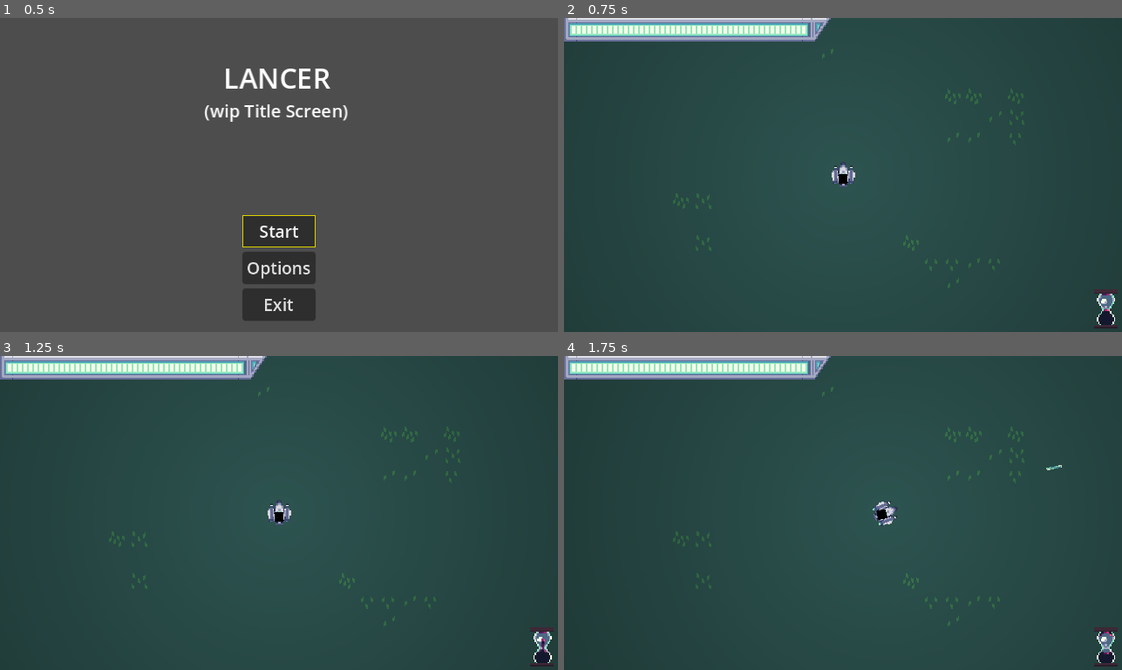
Above: before the commit, frames 1-4 (two rows, left to right).
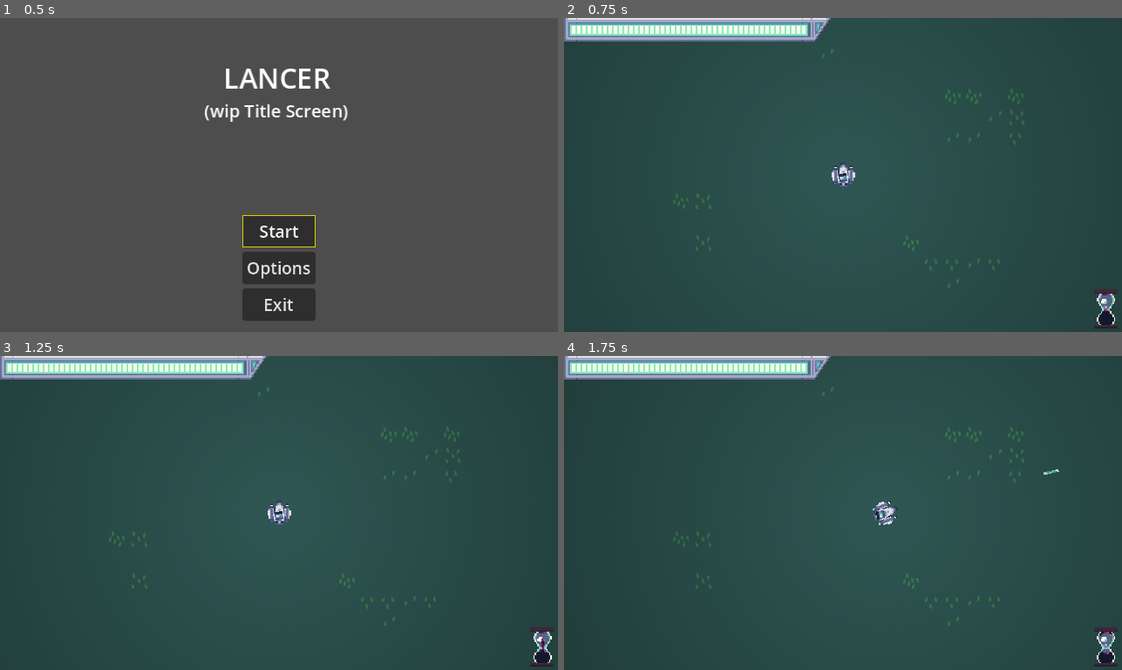
Above: after the commit, the same moments.

Repository: SylmarDev/Its-Spreading
Game: Godot game, scene res://Scenes/MainMenu.tscn
Two runs of this game, one before a commit and one after it. Both use one fixed random seed, a clock stepped at 60 frames per second and the inputs below. The engine's default icon, where the game draws it, is replaced by a stand-in: a white triangle on a blue panel in a dark square.
Inputs (mouse positions are in pixels of both pictures, inside the frame that each line leads up to):
- Up to frame 1 (0.5 s): no input
- Up to frame 2 (0.75 s): click "Start" at 0.5 s
- Up to frame 3 (1.25 s): no input
- Up to frame 4 (1.75 s): tap Enter at 1.25 s; move the mouse to (965, 497) at 1.27 s; press the mouse at (965, 497) at 1.28 s; hold D (right) from 1.28 s (still down)

Frame 1 is identical in both runs. In frame 2, less than 0.1% of the frame differs, in the area x 49-51%, y 49-53%; in frame 3, less than 0.1%; in frame 4, 0.1%, in the area x 55-90%, y 34-53%.

Commit message:
Added gun and fade out

Diff:
--- a/Scenes/Enemy.gd
+++ b/Scenes/Enemy.gd
@@ -51,6 +51,7 @@
 		dead = true
 		get_parent().createDeathParticleEffect(global_position)
 		get_parent().playDeathSound(global_position)
+		get_node("../../RotMap").enemyCount -= 1
 		isActive = false
 		isActiveTimer = -999
 		queue_free()
--- a/Scenes/Map.tscn
+++ b/Scenes/Map.tscn
@@ -392,6 +392,9 @@
 [node name="RotMap" type="Node2D" parent="."]
 script = ExtResource("3_30lau")
 
+[node name="Timer" type="Timer" parent="RotMap"]
+one_shot = true
+
 [node name="AudioStreamPlayer" type="AudioStreamPlayer" parent="RotMap"]
 stream = ExtResource("4_p1ay6")
 volume_db = -80.0
@@ -452,4 +455,6 @@
 layer_0/tile_data = PackedInt32Array(-1, 65536, 0, 65535, 65536, 0, 131071, 65536, 0, 196607, 65536, 0, 262143, 65536,  …(48360 unchanged characters)…
 
 [node name="CanvasModulate" type="CanvasModulate" parent="."]
-color = Color(0.462745, 0.462745, 0.462745, 1)
+color = Color(0.498039, 0.498039, 0.498039, 1)
+
+[connection signal="timeout" from="RotMap/Timer" to="RotMap" method="_on_timer_timeout"]
--- a/Scenes/ShipGun.tscn
+++ b/Scenes/ShipGun.tscn
@@ -1,6 +1,6 @@
 [gd_scene load_steps=4 format=3 uid="uid://g4l7rvfg05hk"]
 
-[ext_resource type="Texture2D" uid="uid://co05a76a8cdq2" path="res://icon.svg" id="1_4j8ut"]
+[ext_resource type="Texture2D" uid="uid://dfpb5wdh3nilw" path="res://Art/Gun.png" id="2_aifxv"]
 [ext_resource type="Script" path="res://Scripts/ShipGun.gd" id="2_w0ogd"]
 [ext_resource type="AudioStream" uid="uid://m2x0o4xx2uwg" path="res://Sounds/laser_single_1.wav" id="3_ytcp3"]
 
@@ -8,14 +8,14 @@
 script = ExtResource("2_w0ogd")
 
 [node name="GunSpr" type="Sprite2D" parent="."]
-modulate = Color(0, 0, 0, 1)
 show_behind_parent = true
+texture_filter = 1
 position = Vector2(-9.53674e-07, -7.15256e-07)
-scale = Vector2(0.0566406, 0.0566406)
-texture = ExtResource("1_4j8ut")
+rotation = 1.5708
+texture = ExtResource("2_aifxv")
 
 [node name="Marker2D" type="Marker2D" parent="GunSpr"]
-position = Vector2(1.68373e-05, -52.9655)
+position = Vector2(9.53674e-07, 3)
 
 [node name="AudioStreamPlayer2D" type="AudioStreamPlayer2D" parent="."]
 stream = ExtResource("3_ytcp3")
--- a/Scripts/Globals.gd
+++ b/Scripts/Globals.gd
@@ -3,7 +3,7 @@
 var currentStage: int = 0
 
 # divided by 2 seconds sections
-var stageTimer: Array = [30, 60, 120, 150]
+var stageTimer: Array = [5, 60, 120, 150]
 var rotRate: Array = [3, 3.5, 4, 4.5]
 #var stageTimer: Array = [1, 1, 1, 150] # DEBUG
 
--- a/Scripts/RotMap.gd
+++ b/Scripts/RotMap.gd
@@ -23,6 +23,7 @@
 var volumeTo: float = -80.0 # float for volume range from -80 to 10 db
 
 @onready var enemy = preload("res://Scenes/Enemy.tscn")
+var enemyCount = 0
 
 var stopLevel = false
 var stopLevelRotations = 0
@@ -35,6 +36,7 @@
 @onready var shipExplosionParticle = preload("res://Scenes/ShipDestroyParticle.tscn")
 @onready var explosionSfx = $PlayerExplosion
 
+var ended = false;
 @onready var youLose = get_node("../CanvasLayer/YouLose")
 
 func getArrayPlusY(arr: Array, yVal: int) -> Array:
@@ -191,9 +193,12 @@
 	return returnArr
 
 func spawnEnemy(spawnCoords: Vector2) -> void:
+	if ended:
+		return
 	var enemyInstance = enemy.instantiate()
 	enemyInstance.position = spawnCoords
 	enemyInstance.player = player
+	enemyCount += 1;
 
 	#print("%s %s %s %s" % [str(x), str(y), str(rotInstance.mapX), str(rotInstance.mapY)])
 	get_node("../Enemies").add_child(enemyInstance)
@@ -355,7 +360,7 @@
 	if (fmod(timer, 60) == 0):
 		countdownTimer()
 
-	if (!stopLevel) and timer > timerRuns:
+	if (!ended) and timer > timerRuns:
 		spreadRot()
 
 		if needsResetEdges:
@@ -366,13 +371,19 @@
 		stopLevelRotations += 1
 		if (stopLevelRotations > stopLevelAfter and player != null):
 			global.currentStage += 1
-			# end game if applicable
-			if global.currentStage >= len(global.stageTimer):
-				# end game
-				endGameLoop("res://Scenes/Winner.tscn")
-			else:
-				get_tree().change_scene_to_file("res://Scenes/Store.tscn")
-
+			ended = true;
 		timer = 0
-	#resetEdges()
-	#spreadRot()
+	if !$Timer.is_stopped():
+		get_node("../Player/PointLight2D").energy = $Timer.time_left / 2
+		var val = $Timer.time_left / 2
+		get_node("../CanvasModulate").color = Color(val, val, val)
+	if ended and enemyCount == 0 and $Timer.is_stopped():
+		$Timer.start()
+
+
+func _on_timer_timeout():
+	if global.currentStage >= len(global.stageTimer):
+		# end game
+		endGameLoop("res://Scenes/Winner.tscn")
+	else:
+		get_tree().change_scene_to_file("res://Scenes/Store.tscn")
Binary file added: Art/Gun.aseprite
Binary file added: Art/Gun.png
Not shown, added: Art/Gun.png.import
